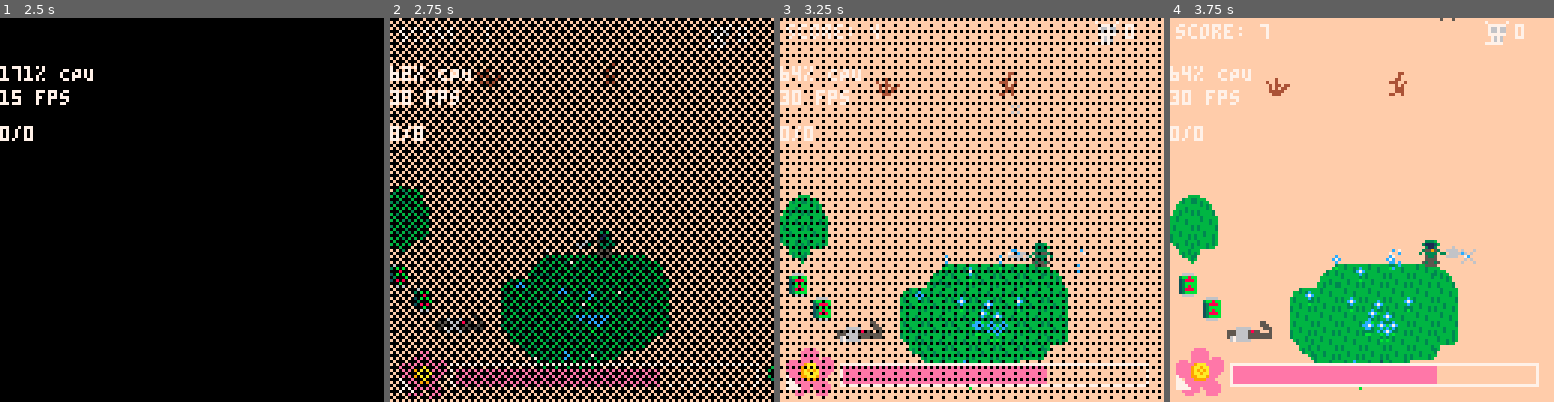
Above: before the commit, frames 1-4 (left to right).
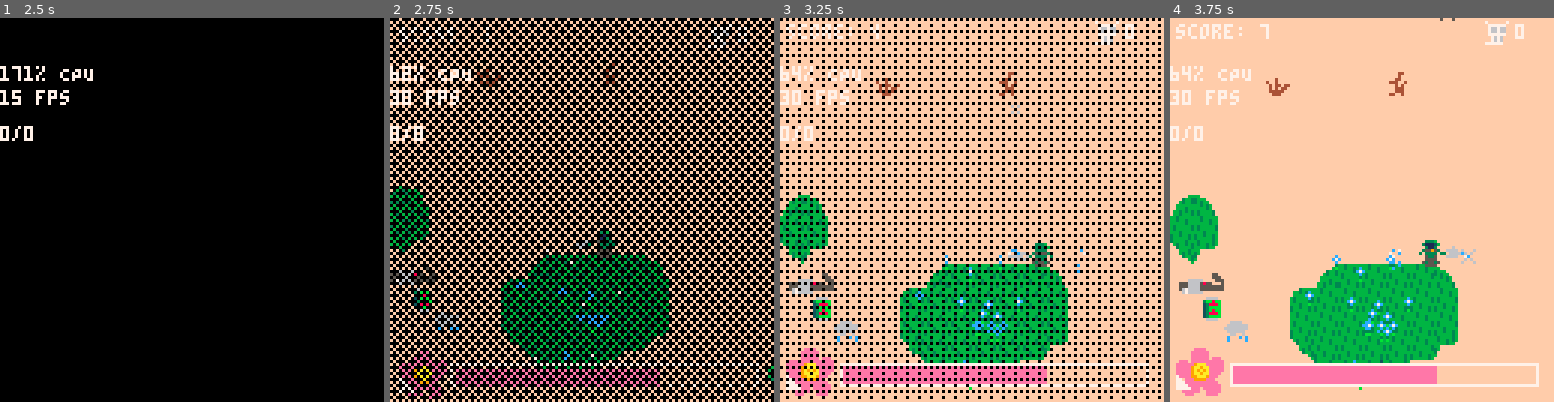
Above: after the commit, the same moments.

Repository: samboyer/ld46
Game: PICO-8 cartridge ld46.p8
Two runs of this game, one before a commit and one after it. Both use one fixed random seed, a clock stepped at 60 frames per second and the inputs below.
Inputs (mouse positions are in pixels of both pictures, inside the frame that each line leads up to):
- Up to frame 1 (2.5 s): tap X (X key) at 0.33, 1.07, 1.85 s; click (280, 121) at 0.67 s; tap O (Z key) at 0.7, 1.7, 2.1 s; click (46, 267) at 1.22 s; hold Right 1.6-2.1 s; click (107, 114) at 1.77 s; hold Up 2.15-2.42 s; click (172, 259) at 2.32 s; hold Right from 2.47 s (still down)
- Up to frame 2 (2.75 s): keep holding Right; tap O (Z key) at 2.5 s
- Up to frame 3 (3.25 s): click (1014, 106) at 2.87 s; tap O (Z key) at 2.9 s; tap X (X key) at 2.97 s; release Right at 3.03 s; hold Left from 3.08 s (still down)
- Up to frame 4 (3.75 s): tap O (Z key) at 3.3, 3.7 s; click (1465, 256) at 3.42 s; release Left at 3.58 s; hold Down from 3.63 s (still down)

Frame 1 is identical in both runs. In frame 2, 0.3% of the frame differs, in the area x 0-25%, y 64-83%; in frame 3, 0.8%; in frame 4, 0.9%, in the area x 2-27%, y 66-85%.

Commit message:
Added raincloud powerup

Diff:
--- a/ld46.p8
+++ b/ld46.p8
@@ -401,6 +401,15 @@
       value = 4.8,
       lifetime = 240
     }
+  },
+  {
+    sprite = 73,
+    type = "instant",
+    effect = "water",
+    contents = {
+      name = "raincloud",
+      lifetime = 30
+    }
   }
 }
 
@@ -475,6 +484,15 @@
   elseif (powerup.type == "stat") then
     sfx(18)
     player[contents.key] = contents.value
+  elseif (powerup.type == "instant") then
+    sfx(18)
+    if (powerup.effect == "water") then
+      for f in all(flowers) do
+        f.health = min(f.health + 50, f.maxhealth)
+      end
+    else
+      show_effect_text("fix apply_powerup instant")
+    end
   else
     show_effect_text("fix apply_powerup")
   end
@@ -494,7 +512,7 @@
     end
   end
   if (done_powerup != nil) then
-    if (done_powerup.type == "weapon") then
+    if (done_powerup.type == "weapon" or done_powerup.type == "instant") then
     elseif (done_powerup.type == "stat") then
       player[done_powerup.key] = player_original_stats[done_powerup.key]
     else
@@ -1394,7 +1412,7 @@
 end
 
 function show_effect_text(text, override, playsfx)
-  if((gameover or isintro) and not override) return
+  if (gameover) return
   playsfx = playsfx or true
   effect_text = text
   effect_text_time = 40
@@ -1539,13 +1557,13 @@
 1c1111c15855588500000000000000000000000000000000000000000000000000000000000000000000000000000000000000000000000000eeeeee0eeeeee0
 111c1c115558585500000000000000000000000000000000000000000000000000000000000000000000000000000000000000000000000000eeeeee00eeeee0
 11c111c155855585000000000000000000000000000000000000000000000000000000000000000000000000000000000000000000000000000eee0000eeee00
-0000000000000000eeeeeeee00000000000000000000000000000000000055000066660000000000000000000000000000000000000000000000000000000000
-000000000000bbb0eeeeeeee000000000000000000000000000000000000555003bb8bb000000000000000000000000000000000000000000000000000000000
-000000000000bbb0eeeeeeee0000600000000000000000000000666660000555023888b000000000000000000000000000000000000000000000000000000000
-00000000009ccccceeeeeeee0606666000060000000655550555666658550005023bbbb000000000000000000000000000000000000000000000000000000000
-0000000000000c03eeeeeeee0066660300066663000005050555666655555555023b8bb000000000000000000000000000000000000000000000000000000000
-000000000000000cee5555ee0006666006666606000005050567666655555555023888b000000000000000000000000000000000000000000000000000000000
-0000000000000000e555555e0000000000066660000000050067666660000000023bbbb000000000000000000000000000000000000000000000000000000000
+0000000000000000eeeeeeee00000000000000000000000000000000000055000066660000666600000000000000000000000000000000000000000000000000
+000000000000bbb0eeeeeeee000000000000000000000000000000000000555003bb8bb006666666000000000000000000000000000000000000000000000000
+000000000000bbb0eeeeeeee0000600000000000000000000000666660000555023888b066666666000000000000000000000000000000000000000000000000
+00000000009ccccceeeeeeee0606666000060000000655550555666658550005023bbbb006666660000000000000000000000000000000000000000000000000
+0000000000000c03eeeeeeee0066660300066663000005050555666655555555023b8bb000660060000000000000000000000000000000000000000000000000
+000000000000000cee5555ee0006666006666606000005050567666655555555023888b00c000c0c000000000000000000000000000000000000000000000000
+0000000000000000e555555e0000000000066660000000050067666660000000023bbbb00c00000c000000000000000000000000000000000000000000000000
 0000000000000000ee5555ee00000000000000000000000000000000000000000066660000000000000000000000000000000000000000000000000000000000
 00333d0000333d0000333d0000333d0000cccc00ee0000ee00000000000000000000000000000000000000000000000000000000000000000000000000000000
 031112d0031112d0033333d0033333d00cccccc0e000000e00000000000000000000000000000000000000000000000000000000000000000000000000000000
